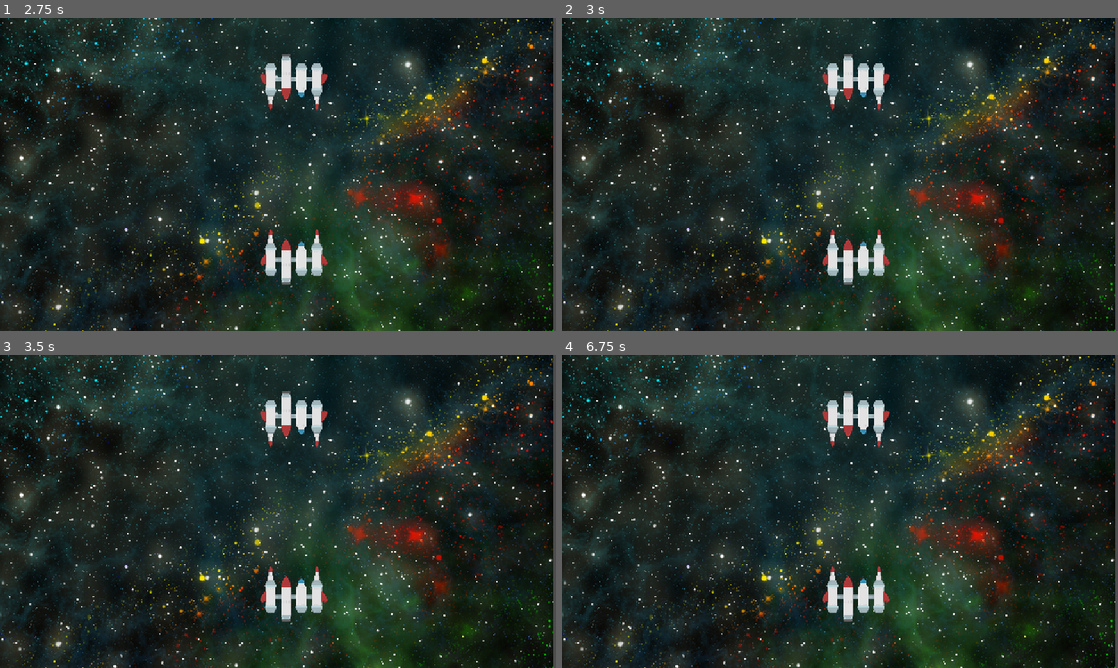
Above: before the commit, frames 1-4 (two rows, left to right).
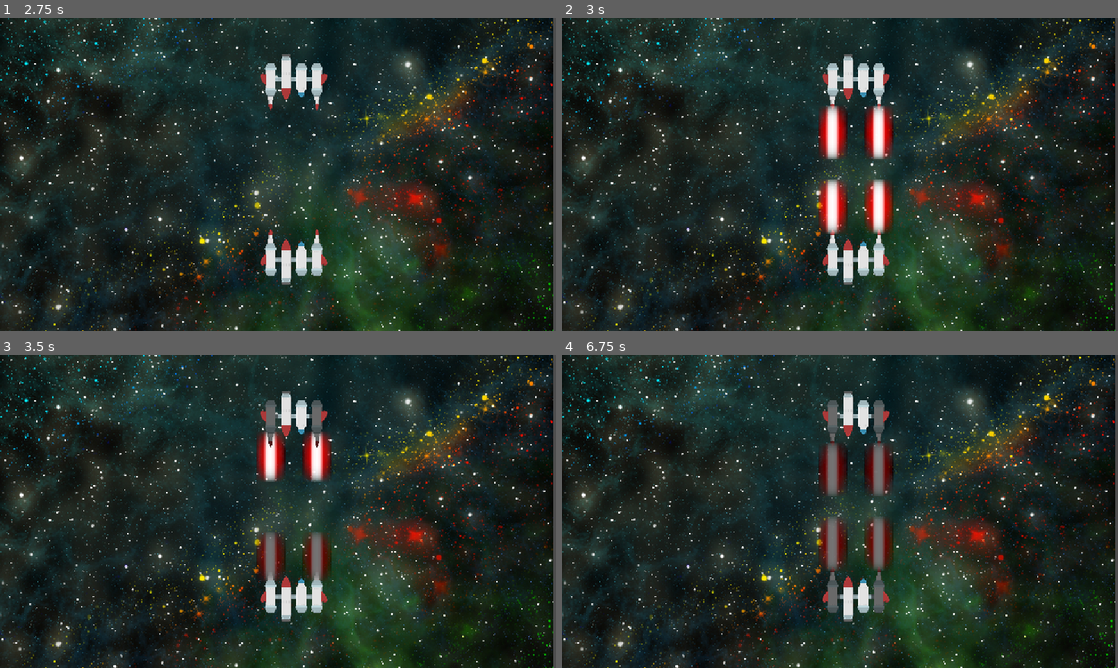
Above: after the commit, the same moments.

Repository: paralinguist/2025-space-pvp
Game: Godot game, scene res://Scenes/test_scene.tscn
Same seed, same stepped clock (60 frames per second), same inputs: the game is played once before the commit and once after it. The project has no main scene, so this scene is started directly.
Inputs:
- Up to frame 1 (2.75 s): tap Enter at 0.5, 2 s; hold Right (ui_right) 0.53-1.28 s; tap Space at 1.25 s; hold Left (ui_left) 1.28-2.03 s; hold Right (ui_right) from 2.03 s (still down)
- Up to frame 2 (3 s): tap Space at 2.75 s; release Right (ui_right) at 2.78 s; hold Up (ui_up) from 2.78 s (still down)
- Up to frame 3 (3.5 s): keep holding Up (ui_up)
- Up to frame 4 (6.75 s): release Up (ui_up) at 3.53 s; hold Left (ui_left) 3.53-5.78 s; tap Enter at 4.25 s; tap Space at 5 s; hold Right (ui_right) 5.78-6.53 s; hold Up (ui_up) from 6.53 s (still down)

Frame 1 is identical in both runs. In frame 2, 3.2% of the frame differs, in the area x 46-60%, y 28-69%; in frame 3, 3.1%; in frame 4, 3.6%, in the area x 46-60%, y 14-83%.

Commit message:
small changes

Diff:
--- a/2025spacegame/Scenes/Modules/engine.tscn
+++ b/2025spacegame/Scenes/Modules/engine.tscn
@@ -1,5 +1,6 @@
-[gd_scene load_steps=7 format=3 uid="uid://cb8x43y03yld0"]
+[gd_scene load_steps=8 format=3 uid="uid://cb8x43y03yld0"]
 
+[ext_resource type="Script" uid="uid://cnlrj6cvkuba4" path="res://Scripts/engine.gd" id="1_iguxc"]
 [ext_resource type="Texture2D" uid="uid://c2je0ut3hjdil" path="res://Assets/PNG/Sprites X2/Rocket parts/spaceRocketParts_027.png" id="1_m7gxp"]
 [ext_resource type="Texture2D" uid="uid://dqxq6koyxcc68" path="res://Assets/PNG/Sprites X2/Rocket parts/spaceRocketParts_016.png" id="2_iguxc"]
 [ext_resource type="Texture2D" uid="uid://css12ntxjdlxs" path="res://Assets/PNG/Sprites X2/Rocket parts/spaceRocketParts_021.png" id="3_88va6"]
@@ -10,6 +11,7 @@
 size = Vector2(32, 64)
 
 [node name="Engine" type="Area2D"]
+script = ExtResource("1_iguxc")
 
 [node name="Body" type="Node2D" parent="."]
 
--- a/2025spacegame/Scenes/Modules/laser.tscn
+++ b/2025spacegame/Scenes/Modules/laser.tscn
@@ -1,5 +1,6 @@
-[gd_scene load_steps=6 format=3 uid="uid://dd8svo8mdvsfw"]
+[gd_scene load_steps=12 format=3 uid="uid://dd8svo8mdvsfw"]
 
+[ext_resource type="Script" uid="uid://5d1sjbqxux7e" path="res://Scripts/laser.gd" id="1_ffxur"]
 [ext_resource type="Texture2D" uid="uid://dqxq6koyxcc68" path="res://Assets/PNG/Sprites X2/Rocket parts/spaceRocketParts_016.png" id="1_rr6fe"]
 [ext_resource type="Texture2D" uid="uid://b1f2tf2bv7t7b" path="res://Assets/PNG/Sprites X2/Rocket parts/spaceRocketParts_002.png" id="2_rr6fe"]
 [ext_resource type="Texture2D" uid="uid://cpxbudx4vymlk" path="res://Assets/PNG/Sprites X2/Rocket parts/spaceRocketParts_020.png" id="3_ffxur"]
@@ -8,7 +9,33 @@
 [sub_resource type="RectangleShape2D" id="RectangleShape2D_rr6fe"]
 size = Vector2(32, 104)
 
+[sub_resource type="Gradient" id="Gradient_ffxur"]
+offsets = PackedFloat32Array(0, 0.261538, 0.373846, 0.506154, 0.609231, 0.724615, 1)
+colors = PackedColorArray(1, 0, 0, 0, 1, 0, 0, 0.243018, 1, 0.946429, 0.946429, 0.959447, 1, 1, 1, 1, 1, 0.901408, 0.901408, 0.926926, 1, 0, 0, 0.258824, 1, 0, 0, 0)
+
+[sub_resource type="GradientTexture2D" id="GradientTexture2D_4fo1o"]
+gradient = SubResource("Gradient_ffxur")
+fill_from = Vector2(0, 0.5)
+fill_to = Vector2(1, 0.5)
+
+[sub_resource type="Curve" id="Curve_ffxur"]
+_data = [Vector2(0, 0.0485363), 0.0, 0.0, 0, 0]
+point_count = 1
+
+[sub_resource type="CurveTexture" id="CurveTexture_4fo1o"]
+curve = SubResource("Curve_ffxur")
+
+[sub_resource type="ParticleProcessMaterial" id="ParticleProcessMaterial_31r6i"]
+particle_flag_disable_z = true
+direction = Vector3(0, -1, 0)
+spread = 0.0
+initial_velocity_min = 600.0
+initial_velocity_max = 600.0
+gravity = Vector3(0, 0, 0)
+alpha_curve = SubResource("CurveTexture_4fo1o")
+
 [node name="Laser" type="Area2D"]
+script = ExtResource("1_ffxur")
 
 [node name="Body" type="Node2D" parent="."]
 
@@ -55,3 +82,26 @@
 [node name="CollisionShape2D" type="CollisionShape2D" parent="."]
 position = Vector2(0, -20)
 shape = SubResource("RectangleShape2D_rr6fe")
+
+[node name="LaserParticles" type="GPUParticles2D" parent="."]
+z_index = -1
+position = Vector2(0, -100)
+emitting = false
+amount = 128
+texture = SubResource("GradientTexture2D_4fo1o")
+lifetime = 0.68
+one_shot = true
+explosiveness = 0.8
+process_material = SubResource("ParticleProcessMaterial_31r6i")
+
+[node name="LaserTimer" type="Timer" parent="."]
+wait_time = 0.68
+one_shot = true
+
+[node name="LaserRayCast" type="RayCast2D" parent="."]
+position = Vector2(0, -100)
+target_position = Vector2(0, -2000)
+collide_with_areas = true
+collide_with_bodies = false
+
+[connection signal="timeout" from="LaserTimer" to="." method="_on_laser_timer_timeout"]
--- a/2025spacegame/Scenes/Modules/science.tscn
+++ b/2025spacegame/Scenes/Modules/science.tscn
@@ -1,5 +1,6 @@
-[gd_scene load_steps=8 format=3 uid="uid://bawyb4qw2s7et"]
+[gd_scene load_steps=9 format=3 uid="uid://bawyb4qw2s7et"]
 
+[ext_resource type="Script" uid="uid://dmj6tbrpfkdtn" path="res://Scripts/science.gd" id="1_hgx88"]
 [ext_resource type="Texture2D" uid="uid://dqxq6koyxcc68" path="res://Assets/PNG/Sprites X2/Rocket parts/spaceRocketParts_016.png" id="1_tpbaf"]
 [ext_resource type="Texture2D" uid="uid://dem4j8x01ujph" path="res://Assets/PNG/Sprites X2/Rocket parts/spaceRocketParts_015.png" id="2_4s0g0"]
 [ext_resource type="Shader" uid="uid://75s4n4hc3bst" path="res://Shaders/science.gdshader" id="2_hgx88"]
@@ -14,6 +15,7 @@
 size = Vector2(32, 64)
 
 [node name="Science" type="Area2D"]
+script = ExtResource("1_hgx88")
 
 [node name="Body" type="Node2D" parent="."]
 
--- /dev/null
+++ b/2025spacegame/Scripts/engine.gd
@@ -0,0 +1 @@
+extends ShipModule
--- /dev/null
+++ b/2025spacegame/Scripts/laser.gd
@@ -0,0 +1,21 @@
+extends ShipModule
+
+var laserspeed := 600
+var shot_from := Vector2.ZERO
+func _ready() -> void:
+	$LaserTimer.wait_time *= 600/laserspeed
+
+func _process(delta: float) -> void:
+	super(delta)
+	if Input.is_action_just_pressed("ui_up"):
+		$LaserParticles.emitting = true
+		$LaserTimer.start()
+		shot_from = $LaserParticles.global_position
+
+
+func _on_laser_timer_timeout() -> void:
+	$LaserRayCast.global_position = shot_from
+	$LaserRayCast.force_raycast_update()
+	if $LaserRayCast.is_colliding():
+		if $LaserRayCast.get_collider() is ShipModule:
+			$LaserRayCast.get_collider().get_hit()
--- /dev/null
+++ b/2025spacegame/Scripts/science.gd
@@ -0,0 +1 @@
+extends ShipModule
--- a/2025spacegame/Scripts/ship.gd
+++ b/2025spacegame/Scripts/ship.gd
@@ -16,6 +16,7 @@
 		move(-1)
 	if Input.is_action_just_pressed("ui_right"):
 		move(1)
+
 #dir should be -1 for left and 1 for right
 func move(dir:int):
 	position.x += dir*GRID_DISTANCE
--- /dev/null
+++ b/2025spacegame/Scripts/ship_module.gd
@@ -0,0 +1,25 @@
+class_name ShipModule extends Area2D
+
+var deactivated := false
+var respawn_timer : Timer = null
+
+func _process(delta: float):
+	if deactivated:
+		modulate = Color("#777777FF")
+	else:
+		modulate = Color("#FFFFFFFF")
+
+func get_hit():
+	deactivated = true
+	if respawn_timer:
+		respawn_timer.queue_free()
+	respawn_timer = Timer.new()
+	add_child(respawn_timer)
+	respawn_timer.wait_time = 5.0
+	respawn_timer.start()
+	respawn_timer.connect("timeout", respawn)
+
+func respawn():
+	if respawn_timer:
+		respawn_timer.queue_free()
+	deactivated = false
Not shown, added: 2025spacegame/Scripts/engine.gd.uid
Not shown, added: 2025spacegame/Scripts/laser.gd.uid
Not shown, added: 2025spacegame/Scripts/science.gd.uid
Not shown, added: 2025spacegame/Scripts/ship_module.gd.uid
